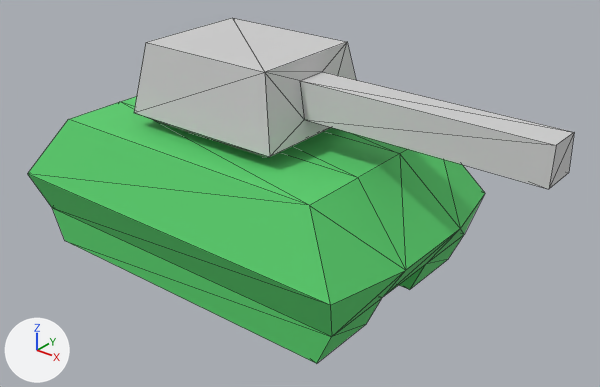
Before and after pictures for a commit that changed the OBJ model models/tank.obj.
Both versions are drawn from a 50 mm lens placed at (4.61, -5.05, 3.9), pointed at (0.58, -0.01, 0.78). The lights are fixed; the arrows at lower left show +X, +Y and +Z. Mesh edges are drawn as thin lines. Where no turn or scale is listed for an object, it has been applied to the vertices.

The first picture shows 'tank_body_Cube', 'tank_turret_Cube.001'.
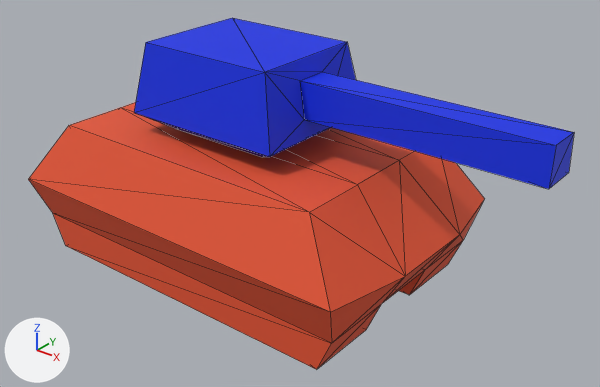
Location of each change, (x1, y1, x2, y2) in pixels of the pictures (600 x 387 px):
```json
{"object": "tank_body_Cube", "change": "recoloured, mesh moved", "before": [28, 96, 485, 363], "after": [28, 102, 484, 370], "on screen": "green to red"}
{"object": "tank_turret_Cube.001", "change": "recoloured", "before": [134, 18, 574, 189], "after": [134, 18, 574, 189], "on screen": "grey to blue"}
```

Scene script edits in JSON lines:
```json
{"op": "set", "path": "mat_tank_body.base_color", "old": "(0.0972, 0.64, 0.152)", "new": "(0.8, 0.089, 0.0302)", "note": "green #58d16d -> red #e75431"}
{"op": "set", "path": "mat_tank_turret.base_color", "old": "(0.64, 0.64, 0.64)", "new": "(0.0, 0.0262, 0.8)", "note": "light grey #d1d1d1 -> blue #002de7"}
{"block": "me_tank_body_cube", "where": "me_tank_body_cube.from_pydata(...)  # 32 vertices, 60 faces; spans x -1.91..1.91, y -1.14..1.14, z 0.01..1.26"}
{"block": "me_tank_body_cube", "where": "# used by ob_tank_body_cube; location = (0.0, 0.0, 0.0)"}
{"block": "me_tank_body_cube", "change": "me_tank_body_cube part 1: the whole mesh is moved by (0.0, 0.0, -0.06)"}
```
